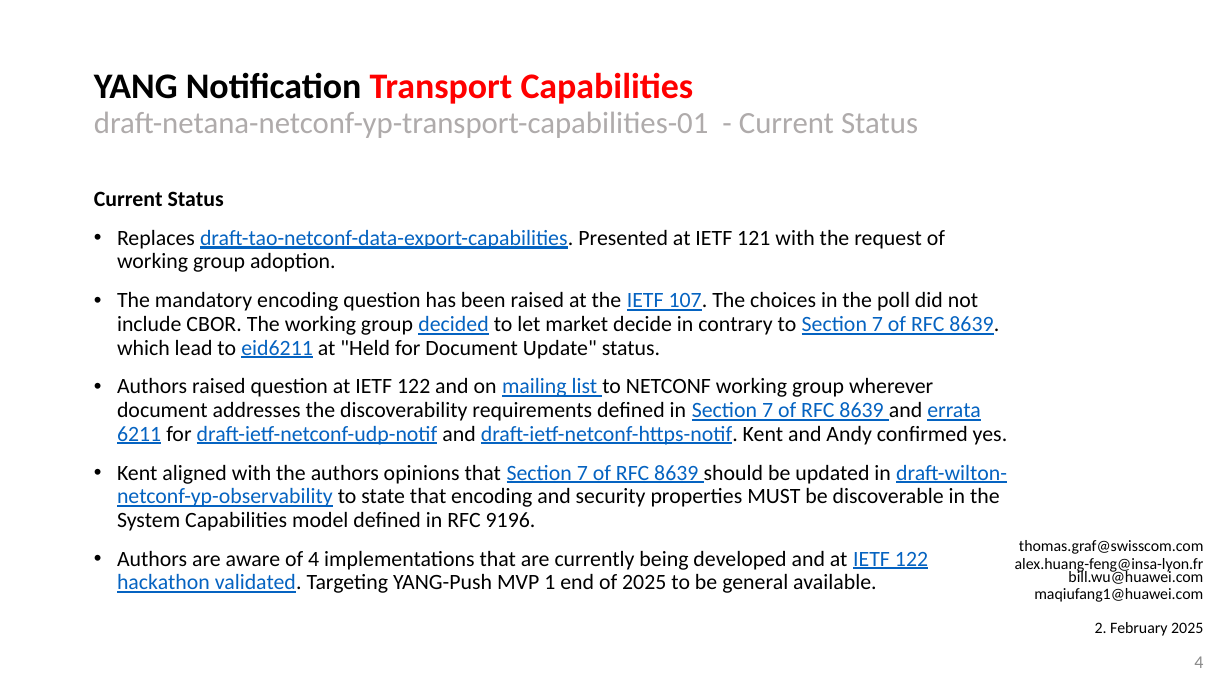
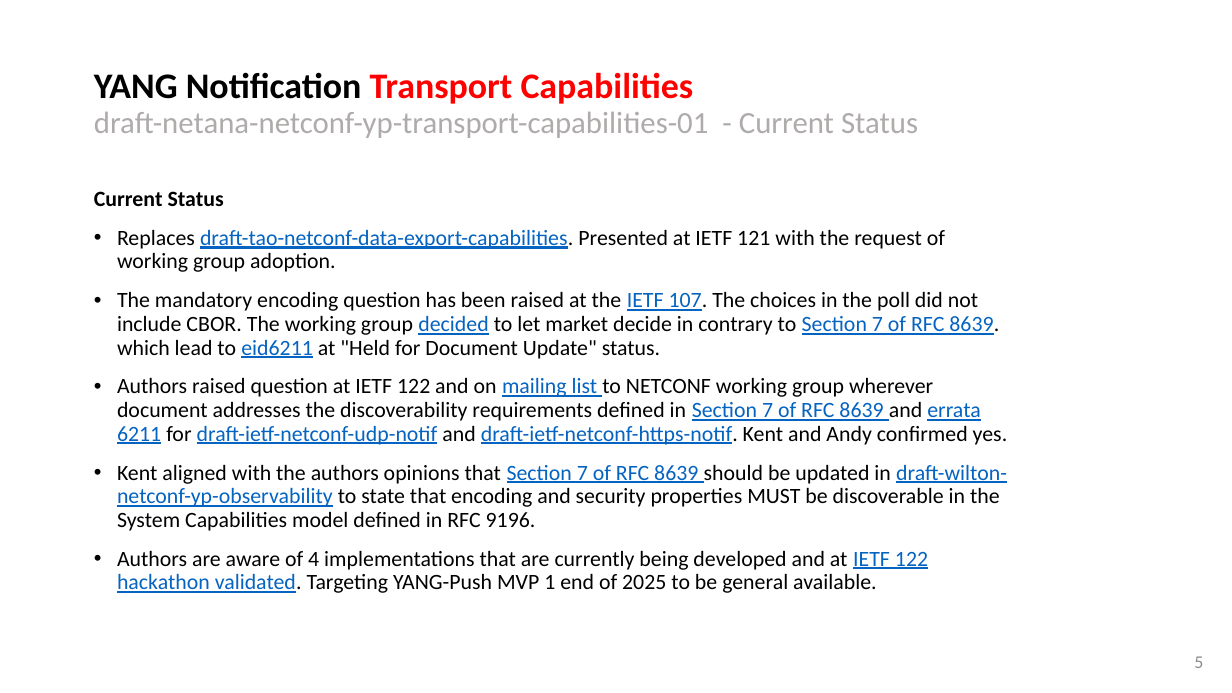
Before and after one commit to network-analytics/ietf-network-analytics-document-status, a slide deck: slide 5 of 122/NETCONF/netconf-nmop-interim-draft-netana-netconf-yp-transport-capabilities-01.pptx (slide 4 before the commit). Drawn at 1232x693 pixels with LibreOffice and Linux fonts; fonts in the diff are those of the drawing. Boxes give left, top, right and bottom in pixels: in the first picture for what was removed or moved away, otherwise in the second. Text is boxed around its words. In the diff, an @@ line names an element or a change of style, - is before the commit and + after.

```diff
--- a/122/NETCONF/netconf-nmop-interim-draft-netana-netconf-yp-transport-capabilities-01.pptx
+++ b/122/NETCONF/netconf-nmop-interim-draft-netana-netconf-yp-transport-capabilities-01.pptx
@@ text removed at <box>1015,540,1204,636</box> @@
-thomas.graf@swisscom.com
-alex.huang-feng@insa-lyon.fr
-bill.wu@huawei.com
-maqiufang1@huawei.com
-2. February 2025
@@ page number at <box>1194,656,1203,668</box>: text changed @@
-4
+5
```
Also in this commit, not shown: 3 other slides changed, 1 slide added, 3 other files.
